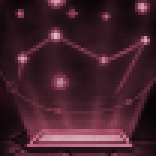
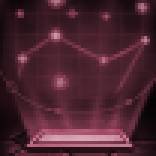
Layered file, before and after one edit (156 × 156). Changes by layer:
added layer "Pasted Layer #2" (28%) above "Pasted Layer" over [3, 0, 156, 102]
